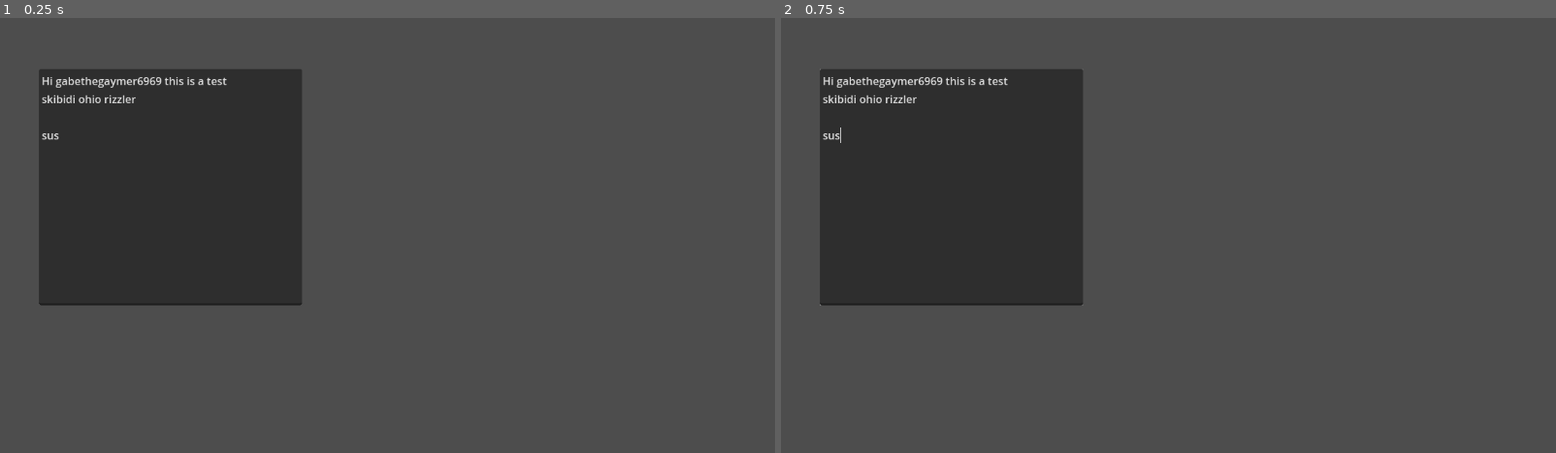
Above: before the commit, frames 1-2 (left to right).
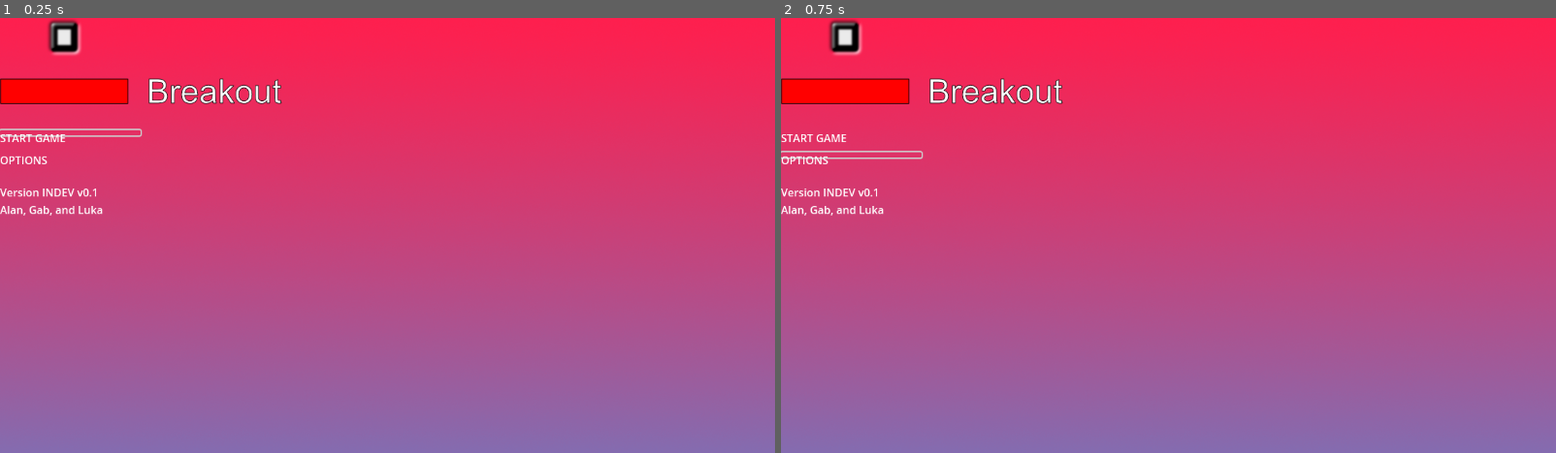
Above: after the commit, the same moments.

Repository: ggkkaa/Pirate-Jam
Game: Godot game, scene res://Menu/Main Menu.tscn
Two runs of this game, one before a commit and one after it. Both use one fixed random seed, a clock stepped at 60 frames per second and the inputs below. Before the commit the project starts from res://Potion_make_room.tscn.
Inputs (mouse positions are in pixels of both pictures, inside the frame that each line leads up to):
- Up to frame 1 (0.25 s): no input
- Up to frame 2 (0.75 s): click (850, 152) at 0.5 s, where only the run after the commit has a clickable "Options"

The runs differ from the first frame. In frame 1, 100% of the frame differs, in the area x 0-100%, y 0-100%; in frame 2, 100%.

Commit message:
Add a placeholder title

Diff:
--- a/Main Menu.tscn
+++ /dev/null
@@ -1,13 +0,0 @@
-[gd_scene format=3 uid="uid://8h0on4k4kosd"]
-
-[node name="Node2D" type="Node2D"]
-
-[node name="TextEdit" type="TextEdit" parent="."]
-offset_left = 352.0
-offset_top = 160.0
-offset_right = 743.0
-offset_bottom = 512.0
-text = "Hi gabethegaymer6969 this is a test
-skibidi ohio rizzler
-
-sus"
--- /dev/null
+++ b/Menu/Buttons/OptionsButton.tscn
@@ -0,0 +1,9 @@
+[gd_scene load_steps=2 format=2]
+
+[ext_resource path="res://Menu/Buttons/StartButton.tscn" type="PackedScene" id=1]
+
+[node name="OptionsButton" instance=ExtResource( 1 )]
+scene_to_load = "res://Menu/Options.tscn"
+
+[node name="Label" parent="." index="0"]
+text = "Options"
--- /dev/null
+++ b/Menu/Buttons/StartButton.gd
@@ -0,0 +1,7 @@
+extends Button
+
+@export var scene_to_load : String
+
+
+func _ready():
+	print("Scene to load: ", 	scene_to_load)
--- /dev/null
+++ b/Menu/Buttons/StartButton.tscn
@@ -0,0 +1,15 @@
+[gd_scene load_steps=2 format=3 uid="uid://oqya6mraul7e"]
+
+[ext_resource type="Script" path="res://Menu/Buttons/StartButton.gd" id="2"]
+
+[node name="Start Game" type="Button"]
+flat = true
+script = ExtResource("2")
+scene_to_load = "res://Scenes/LevelOne.tscn"
+
+[node name="Label" type="Label" parent="."]
+layout_mode = 0
+anchor_right = 1.0
+anchor_bottom = 1.0
+text = "Start game"
+uppercase = true
--- /dev/null
+++ b/Menu/Main Menu.tres
@@ -0,0 +1,7 @@
+[gd_resource type="DynamicFont" load_steps=2 format=2]
+
+[ext_resource path="res://Menu/ARIAL.TTF" type="DynamicFontData" id=1]
+
+[resource]
+size = 48
+font_data = ExtResource( 1 )
--- /dev/null
+++ b/Menu/Main Menu.tscn
@@ -0,0 +1,73 @@
+[gd_scene load_steps=8 format=3 uid="uid://dkkt57qtqbe5a"]
+
+[ext_resource type="PackedScene" uid="uid://oqya6mraul7e" path="res://Menu/Buttons/StartButton.tscn" id="1"]
+[ext_resource type="Texture2D" uid="uid://deupds7iqd2ep" path="res://Menu/background.png" id="2"]
+[ext_resource type="Texture2D" uid="uid://d4de4ytx8mqso" path="res://Menu/Logo.png" id="3"]
+[ext_resource type="PackedScene" path="res://Menu/Buttons/OptionsButton.tscn" id="4"]
+[ext_resource type="PackedScene" path="res://fade_in/FadeIn.tscn" id="6"]
+[ext_resource type="Script" path="res://Menu/title_screen.gd" id="8"]
+[ext_resource type="PackedScene" path="res://Menu/UISound.tscn" id="9"]
+
+[node name="Title Screen" type="Control"]
+layout_mode = 3
+anchors_preset = 0
+script = ExtResource("8")
+
+[node name="background" type="Sprite2D" parent="."]
+position = Vector2(800, 460)
+texture = ExtResource("2")
+offset = Vector2(160, 80)
+
+[node name="Menu" type="VBoxContainer" parent="."]
+layout_mode = 1
+offset_right = 422.999
+offset_bottom = 361.0
+alignment = 1
+
+[node name="Logo" type="TextureRect" parent="Menu"]
+layout_mode = 2
+texture = ExtResource("3")
+stretch_mode = 4
+
+[node name="CenterRow" type="HBoxContainer" parent="Menu"]
+layout_mode = 2
+size_flags_horizontal = 3
+size_flags_vertical = 3
+
+[node name="Buttons" type="VBoxContainer" parent="Menu/CenterRow"]
+layout_mode = 2
+size_flags_horizontal = 3
+size_flags_vertical = 3
+theme_override_constants/separation = 25
+alignment = 1
+
+[node name="Start Game" parent="Menu/CenterRow/Buttons" instance=ExtResource("1")]
+layout_mode = 2
+
+[node name="OptionsButton" parent="Menu/CenterRow/Buttons" instance=ExtResource("4")]
+layout_mode = 2
+
+[node name="CenterContainer" type="CenterContainer" parent="Menu/CenterRow"]
+layout_mode = 2
+size_flags_horizontal = 3
+size_flags_vertical = 3
+
+[node name="RichTextLabel" type="RichTextLabel" parent="Menu/CenterRow/CenterContainer"]
+layout_mode = 2
+
+[node name="VersionLabel" type="Label" parent="Menu"]
+layout_mode = 2
+size_flags_horizontal = 3
+size_flags_vertical = 3
+text = "Version INDEV v0.1
+Alan, Gab, and Luka"
+
+[node name="FadeIn" parent="." instance=ExtResource("6")]
+visible = false
+layout_mode = 0
+size_flags_horizontal = 3
+size_flags_vertical = 3
+
+[node name="UISound" parent="." instance=ExtResource("9")]
+
+[connection signal="fade_finished" from="FadeIn" to="." method="_on_FadeIn_fade_finished"]
--- /dev/null
+++ b/Menu/Options.gd
@@ -0,0 +1,36 @@
+extends Control
+
+func _on_Button_pressed():
+	$UISound.play()
+	$FadeIn.show()
+	$FadeIn.fade_in()
+
+func _on_CheckBox_pressed():
+	$UISound.play()
+	OS.window_fullscreen = !OS.window_fullscreen
+
+func _on_FadeIn_fade_finished():
+# warning-ignore:return_value_discarded
+	get_tree().change_scene("res://Menu/Main Menu.tscn")
+
+func _ready():
+	set_process(true)
+
+func _process(_delta):
+	if Input.is_action_pressed("key_exit"):
+		$FadeIn.show()
+		$FadeIn.fade_in()
+
+func _on_Music_Slider_value_changed(value):
+	AudioServer.set_bus_volume_db(1, lerp(AudioServer.get_bus_volume_db(1), value, 0.5))
+	if value == -30:
+		AudioServer.set_bus_mute(1, true)
+	else:
+		AudioServer.set_bus_mute(1, false)
+
+func _on_Game_Slider_value_changed(value):
+	AudioServer.set_bus_volume_db(2, lerp(AudioServer.get_bus_volume_db(2), value, 0.5))
+	if value == -30:
+		AudioServer.set_bus_mute(2, true)
+	else:
+		AudioServer.set_bus_mute(2, false)
--- /dev/null
+++ b/Menu/Options.tscn
@@ -0,0 +1,153 @@
+[gd_scene load_steps=10 format=2]
+
+[ext_resource path="res://Menu/Main Menu.tres" type="DynamicFont" id=1]
+[ext_resource path="res://Menu/Options.gd" type="Script" id=2]
+[ext_resource path="res://Menu/ARIAL.TTF" type="DynamicFontData" id=3]
+[ext_resource path="res://Menu/background.png" type="Texture" id=4]
+[ext_resource path="res://fade_in/FadeIn.tscn" type="PackedScene" id=5]
+[ext_resource path="res://Menu/UISound.tscn" type="PackedScene" id=6]
+
+[sub_resource type="DynamicFont" id=1]
+size = 32
+font_data = ExtResource( 3 )
+
+[sub_resource type="DynamicFont" id=2]
+size = 32
+font_data = ExtResource( 3 )
+
+[sub_resource type="DynamicFont" id=3]
+size = 32
+font_data = ExtResource( 3 )
+
+[node name="Options" type="Control"]
+anchor_right = 1.0
+anchor_bottom = 1.0
+script = ExtResource( 2 )
+__meta__ = {
+"_edit_use_anchors_": false
+}
+
+[node name="background" type="Sprite" parent="."]
+position = Vector2( 960, 540 )
+texture = ExtResource( 4 )
+
+[node name="VBoxContainer" type="VBoxContainer" parent="."]
+margin_left = 852.0
+margin_top = 420.0
+margin_right = 1152.0
+margin_bottom = 720.0
+size_flags_horizontal = 0
+size_flags_vertical = 0
+alignment = 1
+__meta__ = {
+"_edit_use_anchors_": false
+}
+
+[node name="Title" type="Label" parent="VBoxContainer"]
+margin_top = 30.0
+margin_right = 300.0
+margin_bottom = 85.0
+custom_fonts/font = ExtResource( 1 )
+custom_colors/font_color_shadow = Color( 0.00784314, 0.0235294, 1, 1 )
+custom_constants/shadow_offset_x = 0
+custom_constants/shadow_offset_y = 4
+text = "Options"
+align = 1
+valign = 1
+uppercase = true
+
+[node name="HBoxContainer1" type="HBoxContainer" parent="VBoxContainer"]
+margin_top = 89.0
+margin_right = 300.0
+margin_bottom = 125.0
+
+[node name="Music Sound" type="Label" parent="VBoxContainer/HBoxContainer1"]
+margin_right = 93.0
+margin_bottom = 36.0
+custom_fonts/font = SubResource( 1 )
+text = "Music:"
+
+[node name="Music_Slider" type="HSlider" parent="VBoxContainer/HBoxContainer1"]
+margin_left = 97.0
+margin_right = 300.0
+margin_bottom = 16.0
+size_flags_horizontal = 3
+min_value = -30.0
+max_value = 0.0
+__meta__ = {
+"_edit_use_anchors_": false
+}
+
+[node name="HBoxContainer2" type="HBoxContainer" parent="VBoxContainer"]
+margin_top = 129.0
+margin_right = 300.0
+margin_bottom = 165.0
+alignment = 1
+__meta__ = {
+"_edit_use_anchors_": false
+}
+
+[node name="Game Sound" type="Label" parent="VBoxContainer/HBoxContainer2"]
+margin_right = 97.0
+margin_bottom = 36.0
+custom_fonts/font = SubResource( 2 )
+text = "Game:"
+__meta__ = {
+"_edit_use_anchors_": false
+}
+
+[node name="Game_Slider" type="HSlider" parent="VBoxContainer/HBoxContainer2"]
+margin_left = 101.0
+margin_right = 300.0
+margin_bottom = 16.0
+size_flags_horizontal = 3
+min_value = -30.0
+max_value = 0.0
+__meta__ = {
+"_edit_use_anchors_": false
+}
+
+[node name="HBoxContainer3" type="HBoxContainer" parent="VBoxContainer"]
+margin_top = 169.0
+margin_right = 300.0
+margin_bottom = 205.0
+
+[node name="FullScreen" type="Label" parent="VBoxContainer/HBoxContainer3"]
+margin_right = 172.0
+margin_bottom = 36.0
+size_flags_vertical = 1
+custom_fonts/font = SubResource( 3 )
+text = "Full Screen:"
+__meta__ = {
+"_edit_use_anchors_": false
+}
+
+[node name="CheckBox" type="CheckBox" parent="VBoxContainer/HBoxContainer3/FullScreen"]
+margin_left = 179.27
+margin_top = 7.0
+margin_right = 203.27
+margin_bottom = 31.9597
+__meta__ = {
+"_edit_use_anchors_": false
+}
+
+[node name="Button" type="Button" parent="VBoxContainer"]
+margin_top = 209.0
+margin_right = 300.0
+margin_bottom = 270.0
+custom_fonts/font = ExtResource( 1 )
+text = "Back"
+__meta__ = {
+"_edit_use_anchors_": false
+}
+
+[node name="FadeIn" parent="." instance=ExtResource( 5 )]
+visible = false
+
+[node name="UISound" parent="." instance=ExtResource( 6 )]
+
+[connection signal="value_changed" from="VBoxContainer/HBoxContainer1/Music_Slider" to="." method="_on_Music_Slider_value_changed"]
+[connection signal="value_changed" from="VBoxContainer/HBoxContainer2/Game_Slider" to="." method="_on_Game_Slider_value_changed"]
+[connection signal="pressed" from="VBoxContainer/HBoxContainer3/FullScreen/CheckBox" to="." method="_on_CheckBox_pressed"]
+[connection signal="pressed" from="VBoxContainer/Button" to="." method="_on_Button_pressed"]
+[connection signal="fade_finished" from="FadeIn" to="." method="_on_FadeIn_fade_finished"]
--- /dev/null
+++ b/Menu/UISound.gd
@@ -0,0 +1,4 @@
+extends Node
+
+func play():
+	$Button.play()
--- /dev/null
+++ b/Menu/UISound.tscn
@@ -0,0 +1,10 @@
+[gd_scene load_steps=3 format=2]
+
+[ext_resource path="res://Menu/Button.wav" type="AudioStream" id=1]
+[ext_resource path="res://Menu/UISound.gd" type="Script" id=2]
+
+[node name="UISound" type="Node"]
+script = ExtResource( 2 )
+
+[node name="Button" type="AudioStreamPlayer" parent="."]
+stream = ExtResource( 1 )
--- /dev/null
+++ b/Menu/title_screen.gd
@@ -0,0 +1,24 @@
+extends Control
+
+var scene_path_to_load
+
+func _ready():
+	set_process(true)
+	$"Menu/CenterRow/Buttons/Start Game".grab_focus()
+	for button in $Menu/CenterRow/Buttons.get_children():
+		button.connect("pressed", Callable(self, "_on_button_pressed").bind(button.scene_to_load))
+
+func _on_Button_pressed(scene_to_load):
+	scene_path_to_load = scene_to_load
+	$UISound.play()
+	$FadeIn.show()
+	$FadeIn.fade_in()
+
+func _on_FadeIn_fade_finished():
+# warning-ignore:return_value_discarded
+	get_tree().change_scene(scene_path_to_load)
+
+func _process(_delta):
+	if Input.is_action_pressed("key_exit"):
+		$UISound.play()
+		get_tree().quit()
--- a/Potion_make_room.tscn
+++ /dev/null
@@ -1,13 +0,0 @@
-[gd_scene format=3 uid="uid://8h0on4k4kosd"]
-
-[node name="Node2D" type="Node2D"]
-
-[node name="TextEdit" type="TextEdit" parent="."]
-offset_left = 58.0
-offset_top = 76.0
-offset_right = 449.0
-offset_bottom = 428.0
-text = "Hi gabethegaymer6969 this is a test
-skibidi ohio rizzler
-
-sus"
--- /dev/null
+++ b/Settings.cfg
@@ -0,0 +1,13 @@
+[Display]
+
+HEIGHT=900
+WIDTH=1600
+FullScreen=false
+Vsync=true
+
+[AUDIO]
+
+MUTE=false
+MUSIC=86.0
+GENERAL=84.0
+SOUND_EFFECTS=100.0
--- /dev/null
+++ b/default_env.tres
@@ -0,0 +1,7 @@
+[gd_resource type="Environment" load_steps=2 format=2]
+
+[sub_resource type="ProceduralSky" id=1]
+
+[resource]
+background_mode = 2
+background_sky = SubResource( 1 )
--- /dev/null
+++ b/fade_in/FadeIn.tscn
@@ -0,0 +1,32 @@
+[gd_scene load_steps=3 format=2]
+
+[ext_resource path="res://fade_in/fade_in.gd" type="Script" id=1]
+
+[sub_resource type="Animation" id=1]
+resource_name = "fade_in"
+length = 0.5
+tracks/0/type = "value"
+tracks/0/path = NodePath(".:color")
+tracks/0/interp = 1
+tracks/0/loop_wrap = true
+tracks/0/imported = false
+tracks/0/enabled = true
+tracks/0/keys = {
+"times": PoolRealArray( 0, 0.5 ),
+"transitions": PoolRealArray( 1, 1 ),
+"update": 0,
+"values": [ Color( 0, 0, 0, 0 ), Color( 0, 0, 0, 1 ) ]
+}
+
+[node name="FadeIn" type="ColorRect"]
+margin_right = 1920.0
+margin_bottom = 1080.0
+color = Color( 0, 0, 0, 0 )
+script = ExtResource( 1 )
+__meta__ = {
+"_edit_use_anchors_": false
+}
+
+[node name="AnimationPlayer" type="AnimationPlayer" parent="."]
+anims/fade_in = SubResource( 1 )
+[connection signal="animation_finished" from="AnimationPlayer" to="." method="_on_AnimationPlayer_animation_finished"]
--- /dev/null
+++ b/fade_in/fade_in.gd
@@ -0,0 +1,9 @@
+extends ColorRect
+
+signal fade_finished
+
+func fade_in():
+	$AnimationPlayer.play("fade_in")
+
+func _on_AnimationPlayer_animation_finished(_anim_name):
+	emit_signal("fade_finished")
--- a/project.godot
+++ b/project.godot
@@ -11,7 +11,7 @@
 [application]
 
 config/name="Pirate Jam"
-run/main_scene="res://Potion_make_room.tscn"
+run/main_scene="res://Menu/Main Menu.tscn"
 config/features=PackedStringArray("4.2", "GL Compatibility")
 config/icon="res://icon.svg"
 
@@ -19,6 +19,14 @@
 
 project/assembly_name="Pirate Jam"
 
+[input]
+
+key_exit={
+"deadzone": 0.5,
+"events": [Object(InputEventKey,"resource_local_to_scene":false,"resource_name":"","device":-1,"window_id":0,"alt_pressed":false,"shift_pressed":false,"ctrl_pressed":false,"meta_pressed":false,"pressed":false,"keycode":0,"physical_keycode":4194305,"key_label":0,"unicode":0,"echo":false,"script":null)
+]
+}
+
 [rendering]
 
 renderer/rendering_method="gl_compatibility"
Binary file added: Menu/ARIAL.TTF
Not shown, added: Menu/ARIAL.TTF.import
Not shown, added: Menu/Button.wav.import
Binary file added: Menu/Logo.png
Not shown, added: Menu/Logo.png.import
Binary file added: Menu/background.png
Not shown, added: Menu/background.png.import
Binary file added: icon.png
Not shown, added: icon.png.import
Not shown, added: Menu/Button.wav
Not shown, added: Menu/Mai3A18.tmp
Not shown, added: Menu/Mai3FD8.tmp
(and 3 more such lines)
